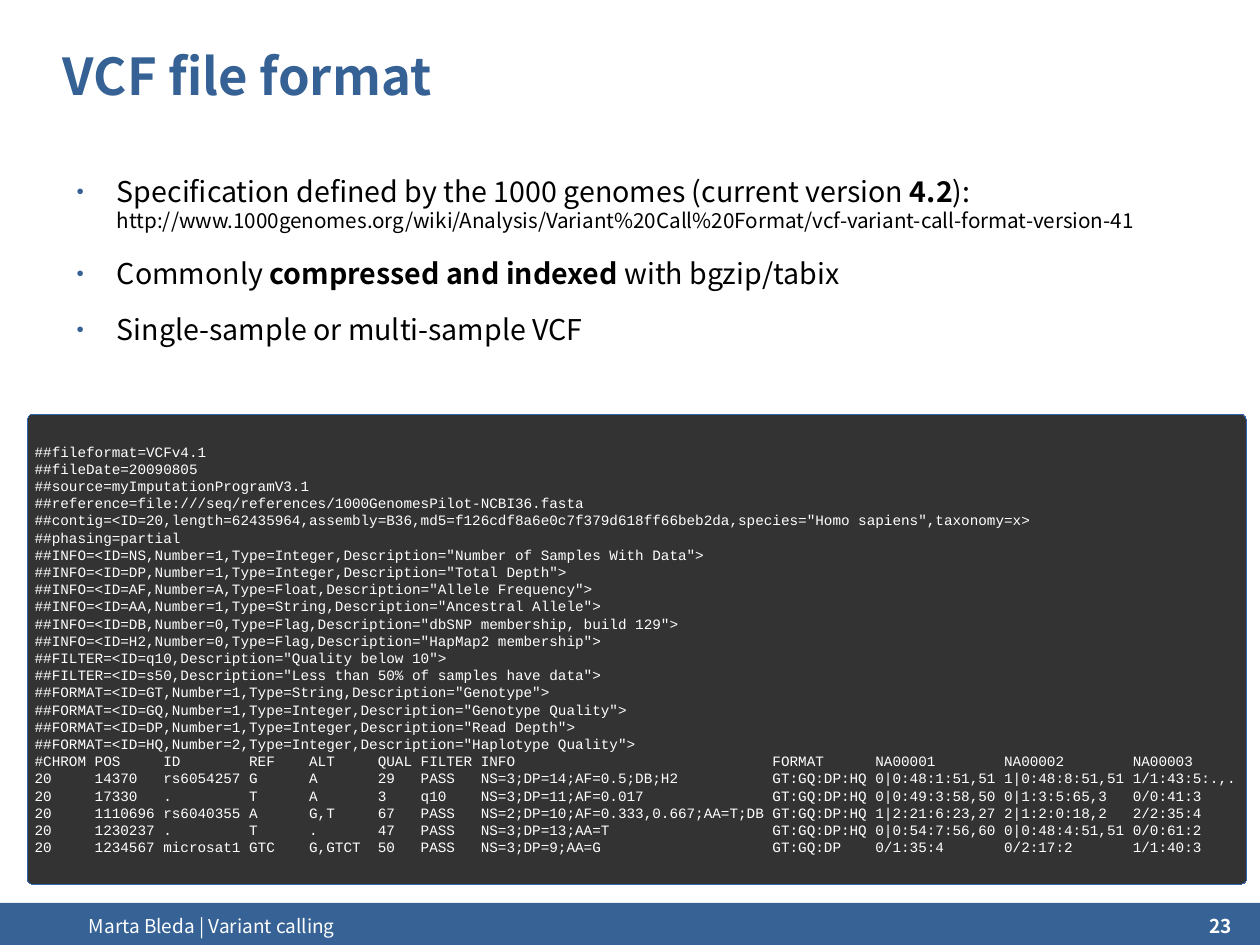
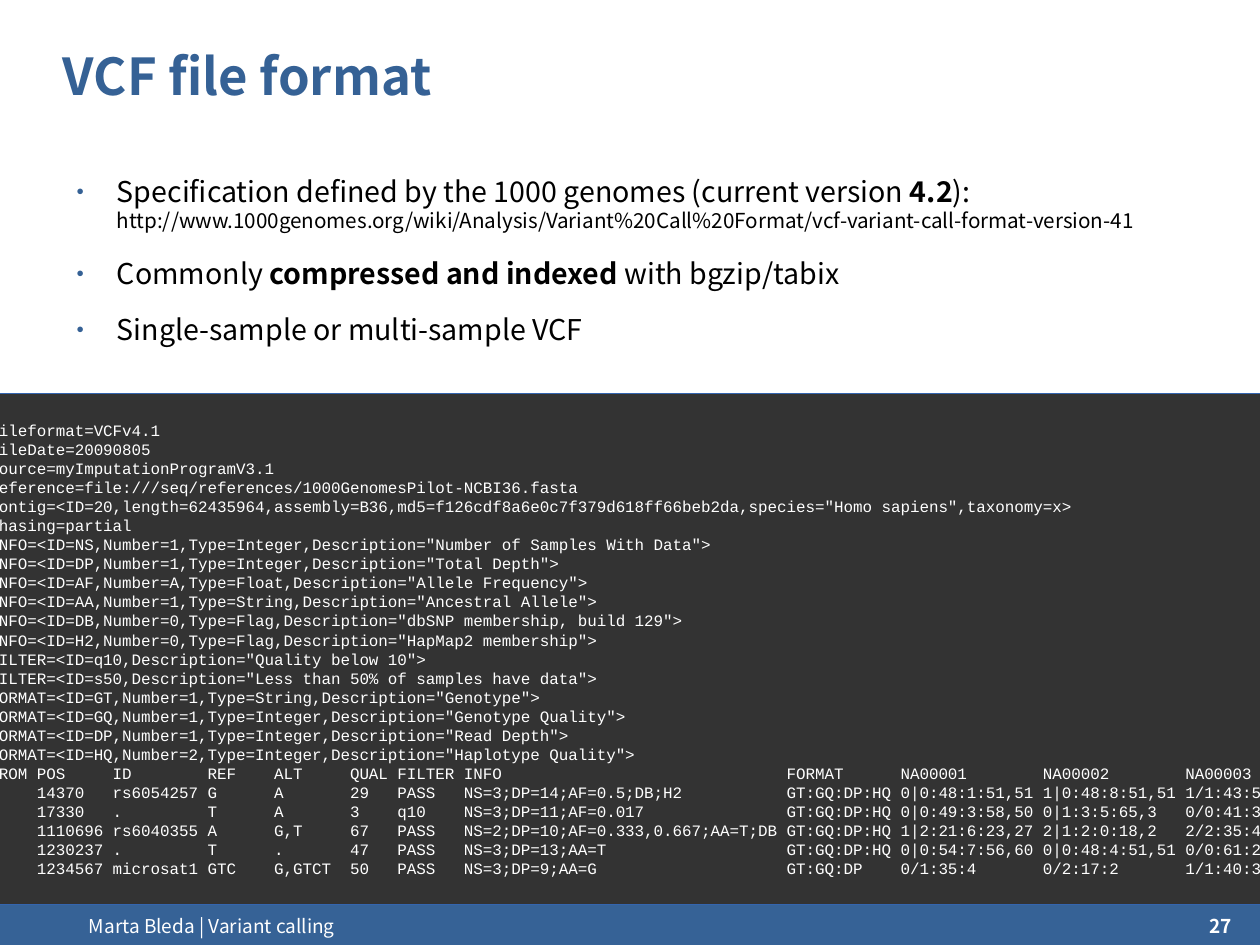
Before and after one commit to ngs-course/ngs-course.github.io, a slide deck: slide 27 of Course_Materials/variant_calling/presentation/2014-Cambridge_variant_calling.odp (slide 23 before the commit). Drawn at 1260x945 pixels with LibreOffice and Linux fonts; fonts in the diff are those of the drawing; background and template pictures are left out. Boxes give left, top, right and bottom in pixels: in the first picture for what was removed or moved away, otherwise in the second. Text is boxed around its words. In the diff, an @@ line names an element or a change of style, - is before the commit and + after.

```diff
--- a/Course_Materials/variant_calling/presentation/2014-Cambridge_variant_calling.odp
+++ b/Course_Materials/variant_calling/presentation/2014-Cambridge_variant_calling.odp
@@ rounded rectangle "##fileformat=VCFv4.1": place and size @@
-rounded rectangle "##fileformat=VCFv4.1" at (27,414,1247,884)
+rounded rectangle "##fileformat=VCFv4.1" at (0,393,1260,904)
@@ rounded rectangle "##fileformat=VCFv4.1" at (0,393,1260,904): size 9 to 10 pt @@
@@ page number at (1210,918,1232,933): text changed @@
-23
+27
```
Also in this commit, not shown: 7 other slides changed, 5 slides added, 8 other files.
